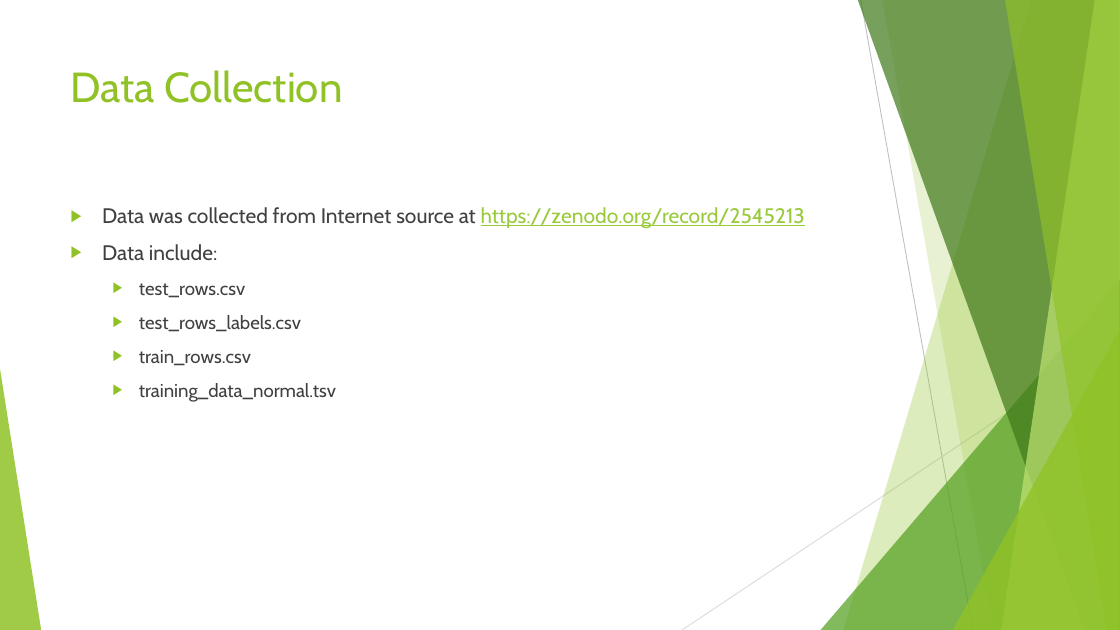
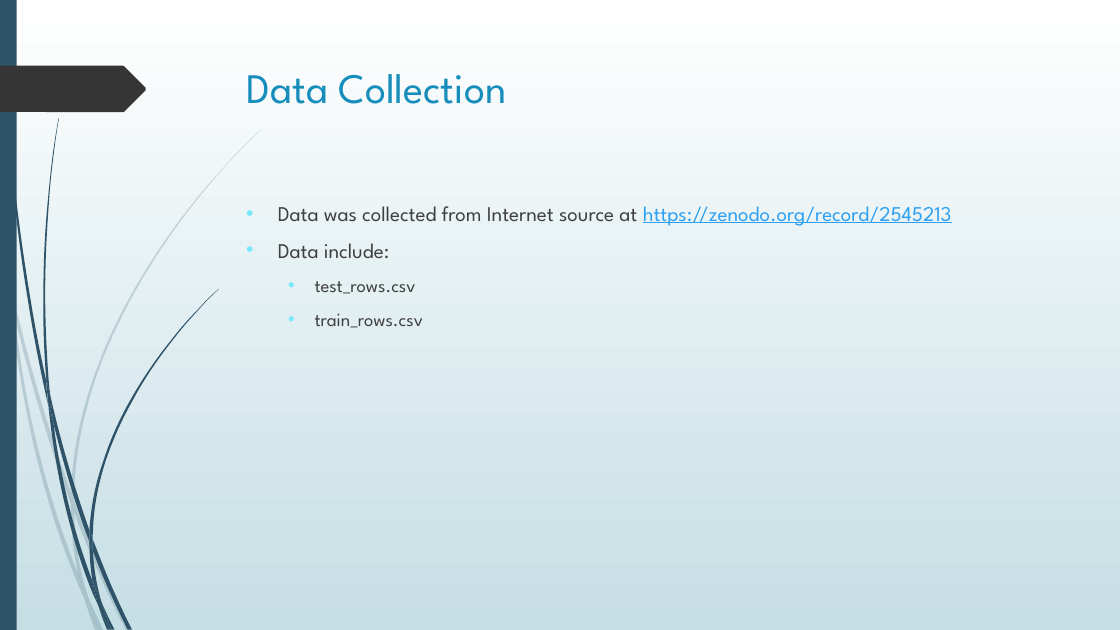
Before and after one commit to phanlinh94/age-prediction-model, a slide deck: slide 6 of Presentation1.pptx. Drawn at 1120x630 pixels with LibreOffice and Linux fonts; fonts in the diff are those of the drawing; background and template pictures are left out. Boxes give left, top, right and bottom in pixels: in the first picture for what was removed or moved away, otherwise in the second. Text is boxed around its words. In the diff, an @@ line names an element or a change of style, - is before the commit and + after.

```diff
--- a/Presentation1.pptx
+++ b/Presentation1.pptx
@@ background #FFFFFF to picture (left out) @@
@@ rectangle added at (0,0,1120,630), fill gradient #FFFFFF to #C5DEE5 @@
@@ rectangle added at (0,0,17,630), fill #2E5369 @@
@@ freeform shape added at (3,0,48,404), fill #2E5369 @@
@@ title "Data Collection": place and size @@
-title "Data Collection" at (71,70,342,103)
+title "Data Collection" at (247,74,507,104)
@@ title "Data Collection" at (247,74,507,104): font Cabin to League Spartan, text colour #90C226 to #178DBB @@
@@ freeform shape added at (0,66,146,112), fill #353535 @@
@@ text "Data was collected from Internet ...": place and size @@
-text "Data was collected from Internet ..." at (102,207,805,402)
+text "Data was collected from Internet ..." at (278,206,952,328)
@@ text "Data was collected from Internet ..." at (278,206,952,328): font Cabin to League Spartan; text colour #99CA3C to #2DA0F1 in "https://zenodo.org/record/2545213"; bullet ▶ to •; bullet colour #90C226 to #76E9FF @@
@@ text at (139,315,301,332): paragraph removed @@
-  ▶ test_rows_labels.csv
@@ group removed at (0,0,1120,630): 5 freeform shapes, 3 triangles, 2 lines @@
@@ text at (139,383,336,402): paragraph removed @@
-  ▶ training_data_normal.tsv
@@ group added at (0,129,262,630): 10 freeform shapes @@
@@ group added at (0,129,262,630): 10 freeform shapes @@
@@ group added at (3,0,218,630): 12 freeform shapes @@
```
Also in this commit, not shown: 9 other slides changed, 2 slides added, 2 other files.
